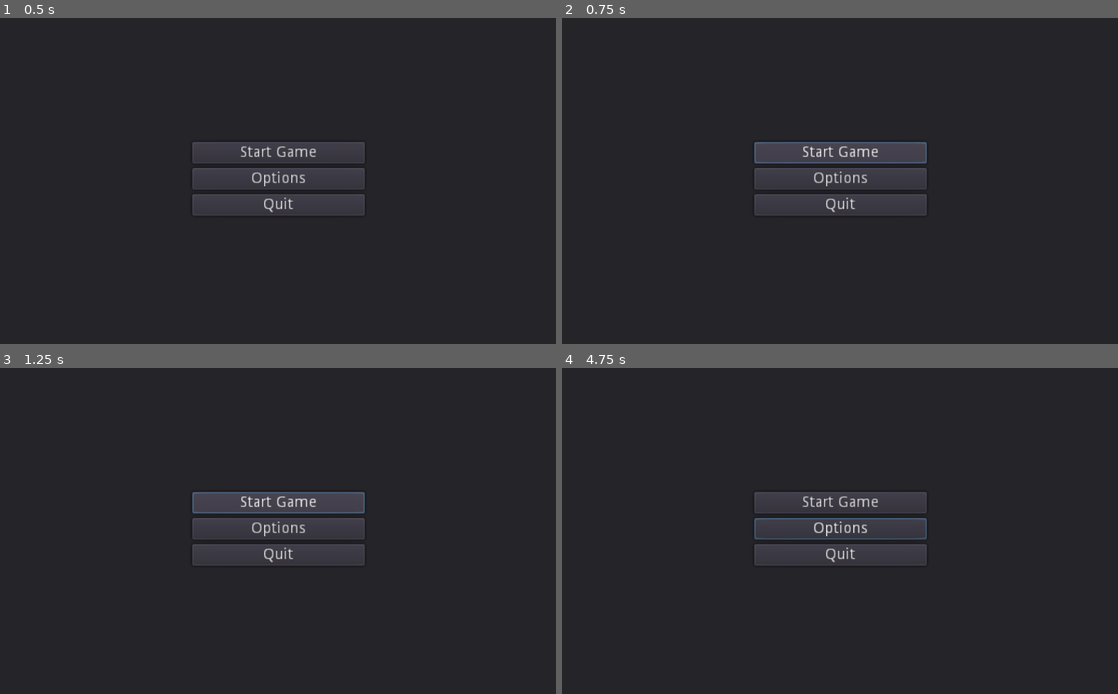
Above: before the commit, frames 1-4 (two rows, left to right).
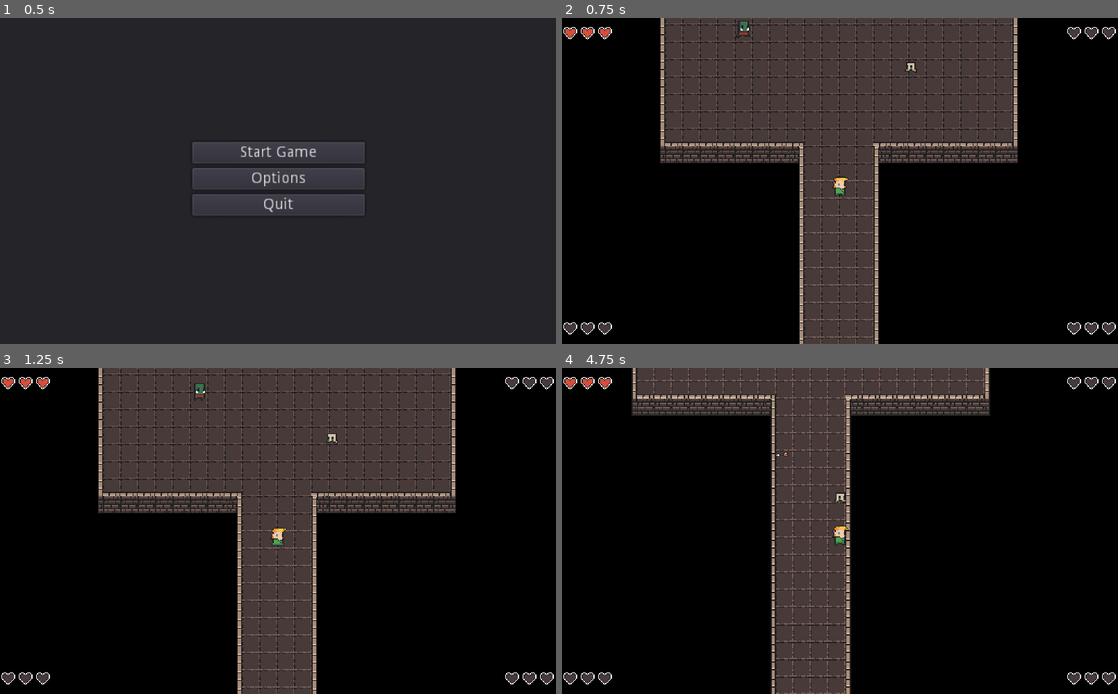
Above: after the commit, the same moments.

Repository: mattuz/TDDD23-dungeon-delver
Game: Godot game, scene res://Menus/Menu.tscn
The game is run twice, just before and just after one commit, with the same random seed, the same clock (stepped at 60 frames per second) and the same inputs. This scene is started directly instead of the project's main scene.
Inputs (mouse positions are in pixels of both pictures, inside the frame that each line leads up to):
- Up to frame 1 (0.5 s): no input
- Up to frame 2 (0.75 s): click "Start Game" at 0.5 s
- Up to frame 3 (1.25 s): no input
- Up to frame 4 (4.75 s): click (840, 501) at 1.25 s, where only the run before the commit has a clickable "Start Game"; click (840, 527) at 2 s, where only the run before the commit has a clickable "Options"; move the mouse to (962, 514) at 2.77 s; hold D (right) 2.78-3.53 s; hold 1 (eq_bow) 2.78-3.53 s; move the mouse to (728, 547) at 3.52 s; hold S (down) 3.53-4.28 s; click (728, 547) at 3.6 s; move the mouse to (895, 459) at 4.27 s; hold D (right) from 4.28 s (still down); hold 2 (uneq_bow) from 4.28 s (still down)

Frame 1 is identical in both runs. In frame 2, 94% of the frame differs, in the area x 0-100%, y 0-100%; in frame 3, 94%; in frame 4, 95%.

Commit message:
fixat main menu igen

Diff:
--- a/Main/Main.tscn
+++ b/Main/Main.tscn
@@ -866,7 +866,7 @@
 
 [node name="GameMusic" type="AudioStreamPlayer" parent="."]
 stream = ExtResource( 1 )
-volume_db = -10.0
+volume_db = -18.0
 
 [node name="GameCombatMusic" type="AudioStreamPlayer" parent="."]
 stream = ExtResource( 9 )
--- a/Menus/Menu.gd
+++ b/Menus/Menu.gd
@@ -17,7 +17,7 @@
 
 
 func _on_StartButton_pressed():
-	get_tree().change_scene("res://Main/GameManager.tscn")
+	get_tree().change_scene("res://Main/Main.tscn")
 
 
 func _on_OptionsButton_pressed():
